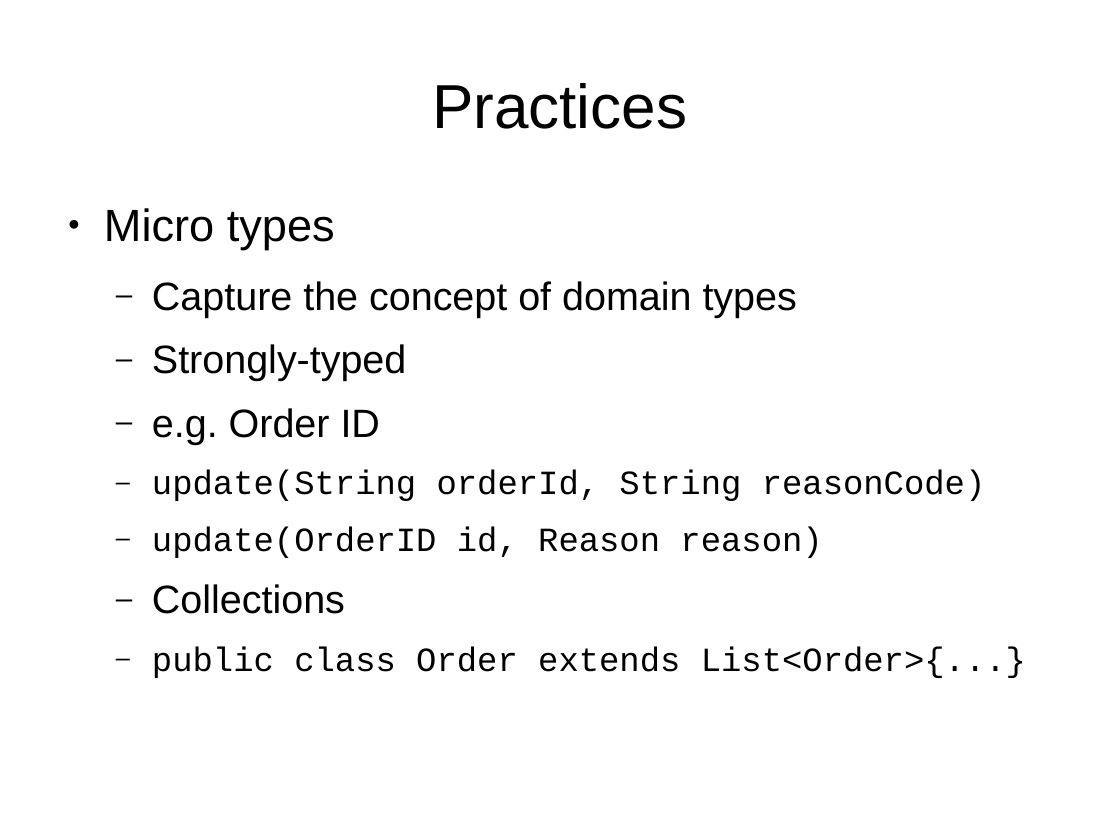
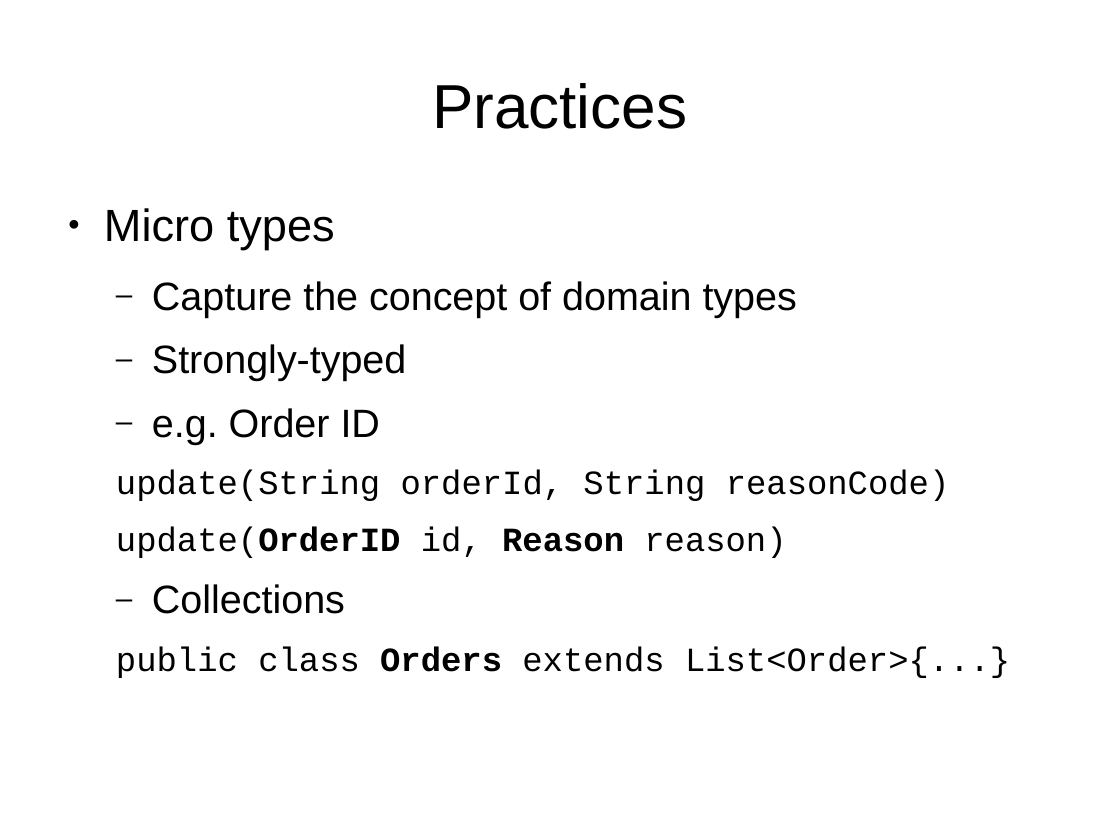
Before and after one commit to tonybaines/oo-design-principles, a slide deck: slide 26 of OO Design Workshop.pptx. Drawn at 1120x840 pixels with LibreOffice and Linux fonts; fonts in the diff are those of the drawing. Boxes give left, top, right and bottom in pixels: in the first picture for what was removed or moved away, otherwise in the second. Text is boxed around its words. In the diff, an @@ line names an element or a change of style, - is before the commit and + after.

```diff
--- a/OO Design Workshop.pptx
+++ b/OO Design Workshop.pptx
@@ text at bbox=[116, 470, 950, 558]: bold on in "update(OrderID Reason"; bullet – to none @@
@@ text at bbox=[116, 647, 1010, 678]: text changed @@
-  – public class Order extends List<Order>{...}
+  public class Orders extends List<Order>{...}
```
Also in this commit, not shown: 11 other slides changed, 1 slide added.
